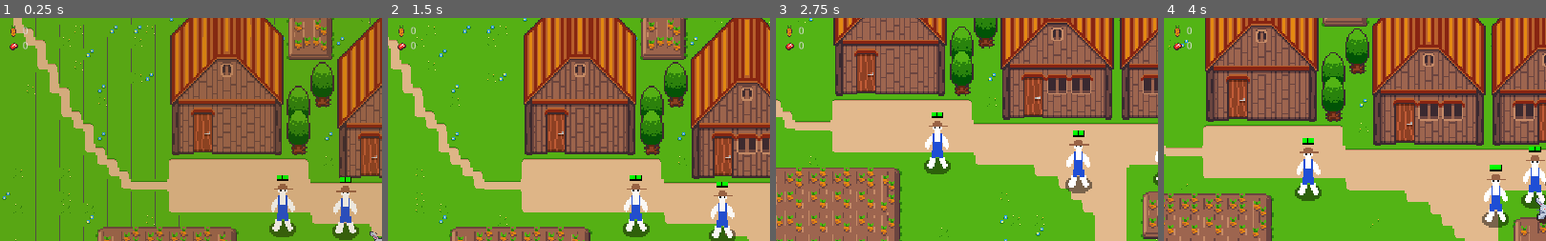
Above: before the commit, frames 1-4 (left to right).
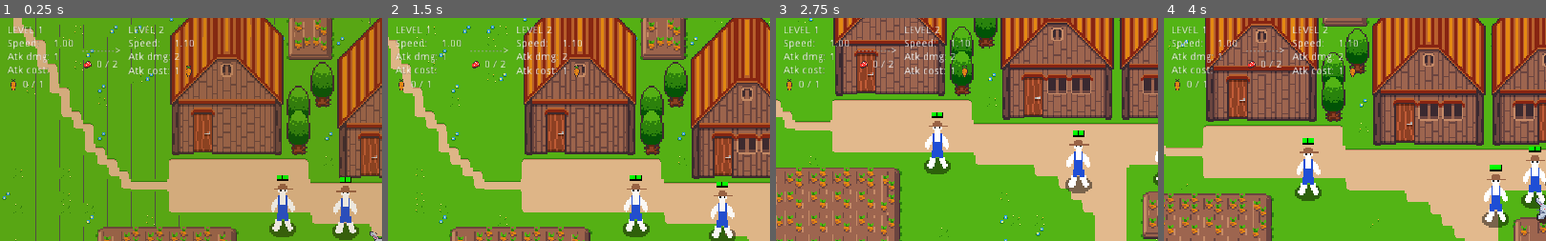
Above: after the commit, the same moments.

Repository: axerosh/rabbit-rampage
Game: Godot game, scene res://level2.tscn
Two runs of this game, one before a commit and one after it. Both use one fixed random seed, a clock stepped at 60 frames per second and the inputs below.
Inputs:
- Up to frame 1 (0.25 s): no input
- Up to frame 2 (1.5 s): tap Enter at 0.5 s; hold D (move_right) 0.53-1.28 s; tap Space (attack) at 0.6, 1.35 s; hold S (move_down) from 1.28 s (still down)
- Up to frame 3 (2.75 s): release S (move_down) at 2.03 s; hold D (move_right) from 2.03 s (still down); tap Space (attack) at 2.1 s
- Up to frame 4 (4 s): release D (move_right) at 2.78 s; hold W (move_up) 2.78-3.53 s; tap Space (attack) at 2.85, 3.6 s; hold A (move_left) from 3.53 s (still down)
The pictures show only the part of the screen within x 0-50%, y 0-50%; the shares and areas given below are measured in that part.

The runs differ from the first frame. In frame 1, 1.7% of the frame differs, in the area x 2-51%, y 3-33%; in frame 2, 1.8%; in frame 3, 1.7%; in frame 4, 1.7%.

Commit message:
Fix compiler warning

Diff:
--- a/gui/GuiUpdater.gd
+++ b/gui/GuiUpdater.gd
@@ -1,11 +1,26 @@
 extends Control
 
-func _ready():
-	pass
+func _on_Rabbit_leveled_up(level: int, speed: float, damage: int, carrot_cost: int, next_flesh_cost: int, next_level: int, next_speed: float, next_damage: int, next_carrot_cost: int):
+	$Leveling/Current/Level/Value.text = "%d" % level
+	$Leveling/Current/GridContainer/SpeedValue.text = "%.2f" % speed
+	$Leveling/Current/GridContainer/DamageValue.text = "%d" % damage
+	$Leveling/Current/CarrotCount/CostValue.text = "%d" % carrot_cost
+	$Leveling/LevelUp/FleshCounter/CostValue.text = "%d" % next_flesh_cost
+	$Leveling/Next/Level/Value.text = "%d" % next_level
+	$Leveling/Next/GridContainer/SpeedValue.text = "%.2f" % next_speed
+	$Leveling/Next/GridContainer/DamageValue.text = "%d" % next_damage
+	$Leveling/Next/GridContainer/Cost/Value.text = "%d" % next_carrot_cost
 
-func _on_Rabbit_carrot_count_changed(new_carrot_count):
-	$Counters/CarrotCount/Label.text = "%d" % new_carrot_count
+func _on_Rabbit_final_leveled_up(level: int, speed: float, damage: int, carrot_cost: int):
+	$Leveling/Current/Level/Value.text = "%d" % level
+	$Leveling/Current/GridContainer/SpeedValue.text = "%.2f" % speed
+	$Leveling/Current/GridContainer/DamageValue.text = "%d" % damage
+	$Leveling/Current/CarrotCount/CostValue.text = "%d" % carrot_cost
+	$Leveling/LevelUp.visible = false
+	$Leveling/Next.visible = false
 
+func _on_Rabbit_carrot_count_changed(new_carrot_count: int):
+	$Leveling/Current/CarrotCount/CountValue.text = "%d" % new_carrot_count
 
-func _on_Rabbit_flesh_count_changed(new_flesh_count):
-	$Counters/FleshCounter/Label.text = "%d" % new_flesh_count
+func _on_Rabbit_flesh_count_changed(new_flesh_count: int):
+	$Leveling/LevelUp/FleshCounter/CountValue.text = "%d" % new_flesh_count
--- a/gui/gui.tscn
+++ b/gui/gui.tscn
@@ -14,20 +14,113 @@
 "_edit_use_anchors_": false
 }
 
-[node name="Counters" type="VBoxContainer" parent="."]
+[node name="Leveling" type="HBoxContainer" parent="."]
 margin_left = 10.0
 margin_top = 10.0
-margin_right = 40.0
-margin_bottom = 40.0
-__meta__ = {
-"_edit_use_anchors_": false
-}
-
-[node name="CarrotCount" type="HBoxContainer" parent="Counters"]
-margin_right = 30.0
-margin_bottom = 16.0
-
-[node name="TextureRect" type="TextureRect" parent="Counters/CarrotCount"]
+margin_right = 164.0
+margin_bottom = 98.0
+custom_constants/separation = 10
+__meta__ = {
+"_edit_use_anchors_": false
+}
+
+[node name="Current" type="VBoxContainer" parent="Leveling"]
+margin_right = 69.0
+margin_bottom = 88.0
+__meta__ = {
+"_edit_use_anchors_": false
+}
+
+[node name="Level" type="HBoxContainer" parent="Leveling/Current"]
+margin_right = 69.0
+margin_bottom = 14.0
+
+[node name="Label" type="Label" parent="Leveling/Current/Level"]
+margin_right = 36.0
+margin_bottom = 14.0
+text = "Level"
+valign = 1
+uppercase = true
+__meta__ = {
+"_edit_use_anchors_": false
+}
+
+[node name="Value" type="Label" parent="Leveling/Current/Level"]
+margin_left = 40.0
+margin_right = 48.0
+margin_bottom = 14.0
+text = "1"
+valign = 1
+uppercase = true
+__meta__ = {
+"_edit_use_anchors_": false
+}
+
+[node name="GridContainer" type="GridContainer" parent="Leveling/Current"]
+margin_top = 18.0
+margin_right = 69.0
+margin_bottom = 68.0
+columns = 2
+
+[node name="SpeedLabel" type="Label" parent="Leveling/Current/GridContainer"]
+margin_right = 57.0
+margin_bottom = 14.0
+text = "Speed:"
+valign = 1
+__meta__ = {
+"_edit_use_anchors_": false
+}
+
+[node name="SpeedValue" type="Label" parent="Leveling/Current/GridContainer"]
+margin_left = 61.0
+margin_right = 69.0
+margin_bottom = 14.0
+text = "1"
+valign = 1
+__meta__ = {
+"_edit_use_anchors_": false
+}
+
+[node name="DamageLabel" type="Label" parent="Leveling/Current/GridContainer"]
+margin_top = 18.0
+margin_right = 57.0
+margin_bottom = 32.0
+text = "Atk dmg:"
+valign = 1
+__meta__ = {
+"_edit_use_anchors_": false
+}
+
+[node name="DamageValue" type="Label" parent="Leveling/Current/GridContainer"]
+margin_left = 61.0
+margin_top = 18.0
+margin_right = 69.0
+margin_bottom = 32.0
+text = "1"
+valign = 1
+__meta__ = {
+"_edit_use_anchors_": false
+}
+
+[node name="CostLabel" type="Label" parent="Leveling/Current/GridContainer"]
+margin_top = 36.0
+margin_right = 57.0
+margin_bottom = 50.0
+text = "Atk cost:"
+valign = 1
+__meta__ = {
+"_edit_use_anchors_": false
+}
+
+[node name="CarrotCount" type="HBoxContainer" parent="Leveling/Current"]
+margin_top = 72.0
+margin_right = 69.0
+margin_bottom = 88.0
+__meta__ = {
+"_edit_use_anchors_": false
+}
+
+[node name="Unit" type="TextureRect" parent="Leveling/Current/CarrotCount"]
 margin_right = 16.0
 margin_bottom = 16.0
 texture = ExtResource( 1 )
@@ -35,7 +128,7 @@
 "_edit_use_anchors_": false
 }
 
-[node name="Label" type="Label" parent="Counters/CarrotCount"]
+[node name="CountValue" type="Label" parent="Leveling/Current/CarrotCount"]
 margin_left = 20.0
 margin_top = 1.0
 margin_right = 28.0
@@ -43,12 +136,51 @@
 text = "0"
 valign = 1
 
-[node name="FleshCounter" type="HBoxContainer" parent="Counters"]
-margin_top = 20.0
-margin_right = 30.0
-margin_bottom = 36.0
-
-[node name="TextureRect" type="TextureRect" parent="Counters/FleshCounter"]
+[node name="Divider" type="Label" parent="Leveling/Current/CarrotCount"]
+margin_left = 32.0
+margin_top = 1.0
+margin_right = 37.0
+margin_bottom = 15.0
+text = "/"
+valign = 1
+
+[node name="CostValue" type="Label" parent="Leveling/Current/CarrotCount"]
+margin_left = 41.0
+margin_top = 1.0
+margin_right = 49.0
+margin_bottom = 15.0
+text = "1"
+valign = 1
+
+[node name="LevelUp" type="VBoxContainer" parent="Leveling"]
+margin_left = 79.0
+margin_right = 132.0
+margin_bottom = 88.0
+alignment = 1
+__meta__ = {
+"_edit_use_anchors_": false
+}
+
+[node name="Arrow" type="Label" parent="Leveling/LevelUp"]
+margin_top = 27.0
+margin_right = 53.0
+margin_bottom = 41.0
+text = "--------->"
+valign = 1
+uppercase = true
+__meta__ = {
+"_edit_use_anchors_": false
+}
+
+[node name="FleshCounter" type="HBoxContainer" parent="Leveling/LevelUp"]
+margin_top = 45.0
+margin_right = 53.0
+margin_bottom = 61.0
+__meta__ = {
+"_edit_use_anchors_": false
+}
+
+[node name="Unit" type="TextureRect" parent="Leveling/LevelUp/FleshCounter"]
 margin_right = 16.0
 margin_bottom = 16.0
 texture = ExtResource( 2 )
@@ -56,13 +188,143 @@
 "_edit_use_anchors_": false
 }
 
-[node name="Label" type="Label" parent="Counters/FleshCounter"]
+[node name="CountValue" type="Label" parent="Leveling/LevelUp/FleshCounter"]
 margin_left = 20.0
 margin_top = 1.0
 margin_right = 28.0
 margin_bottom = 15.0
 text = "0"
 valign = 1
+
+[node name="Divider" type="Label" parent="Leveling/LevelUp/FleshCounter"]
+margin_left = 32.0
+margin_top = 1.0
+margin_right = 37.0
+margin_bottom = 15.0
+text = "/"
+valign = 1
+
+[node name="CostValue" type="Label" parent="Leveling/LevelUp/FleshCounter"]
+margin_left = 41.0
+margin_top = 1.0
+margin_right = 49.0
+margin_bottom = 15.0
+text = "2"
+valign = 1
+
+[node name="Next" type="VBoxContainer" parent="Leveling"]
+margin_left = 142.0
+margin_right = 231.0
+margin_bottom = 88.0
+__meta__ = {
+"_edit_use_anchors_": false
+}
+
+[node name="Level" type="HBoxContainer" parent="Leveling/Next"]
+margin_right = 89.0
+margin_bottom = 14.0
+
+[node name="Label" type="Label" parent="Leveling/Next/Level"]
+margin_right = 36.0
+margin_bottom = 14.0
+text = "Level"
+valign = 1
+uppercase = true
+__meta__ = {
+"_edit_use_anchors_": false
+}
+
+[node name="Value" type="Label" parent="Leveling/Next/Level"]
+margin_left = 40.0
+margin_right = 48.0
+margin_bottom = 14.0
+text = "2"
+valign = 1
+uppercase = true
+__meta__ = {
+"_edit_use_anchors_": false
+}
+
+[node name="GridContainer" type="GridContainer" parent="Leveling/Next"]
+margin_top = 18.0
+margin_right = 89.0
+margin_bottom = 70.0
+columns = 2
+
+[node name="SpeedLabel" type="Label" parent="Leveling/Next/GridContainer"]
+margin_right = 57.0
+margin_bottom = 14.0
+text = "Speed:"
+valign = 1
+__meta__ = {
+"_edit_use_anchors_": false
+}
+
+[node name="SpeedValue" type="Label" parent="Leveling/Next/GridContainer"]
+margin_left = 61.0
+margin_right = 89.0
+margin_bottom = 14.0
+text = "1.1"
+valign = 1
+__meta__ = {
+"_edit_use_anchors_": false
+}
+
+[node name="DamageLabel" type="Label" parent="Leveling/Next/GridContainer"]
+margin_top = 18.0
+margin_right = 57.0
+margin_bottom = 32.0
+text = "Atk dmg:"
+valign = 1
+__meta__ = {
+"_edit_use_anchors_": false
+}
+
+[node name="DamageValue" type="Label" parent="Leveling/Next/GridContainer"]
+margin_left = 61.0
+margin_top = 18.0
+margin_right = 89.0
+margin_bottom = 32.0
+text = "2"
+valign = 1
+__meta__ = {
+"_edit_use_anchors_": false
+}
+
+[node name="CostLabel" type="Label" parent="Leveling/Next/GridContainer"]
+margin_top = 37.0
+margin_right = 57.0
+margin_bottom = 51.0
+text = "Atk cost:"
+valign = 1
+__meta__ = {
+"_edit_use_anchors_": false
+}
+
+[node name="Cost" type="HBoxContainer" parent="Leveling/Next/GridContainer"]
+margin_left = 61.0
+margin_top = 36.0
+margin_right = 89.0
+margin_bottom = 52.0
+
+[node name="Value" type="Label" parent="Leveling/Next/GridContainer/Cost"]
+margin_top = 1.0
+margin_right = 8.0
+margin_bottom = 15.0
+text = "2"
+valign = 1
+__meta__ = {
+"_edit_use_anchors_": false
+}
+
+[node name="Unit" type="TextureRect" parent="Leveling/Next/GridContainer/Cost"]
+margin_left = 12.0
+margin_right = 28.0
+margin_bottom = 16.0
+texture = ExtResource( 1 )
+__meta__ = {
+"_edit_use_anchors_": false
+}
 
 [node name="GameoverOverlay" type="TextureRect" parent="."]
 visible = false
--- a/humans/farmer.gd
+++ b/humans/farmer.gd
@@ -56,6 +56,7 @@
 
 	while (!walk_path.empty()):
 		walk_path.remove(0)
+		waiting_time = 0
 
 func move_along_path(distance: float):
 	if walk_path.size() == 0:
--- a/rabbit/Rabbit.tscn
+++ b/rabbit/Rabbit.tscn
@@ -141,7 +141,9 @@
 stream = ExtResource( 8 )
 
 [connection signal="carrot_count_changed" from="." to="Camera2D/CanvasLayer/GUI" method="_on_Rabbit_carrot_count_changed"]
+[connection signal="final_leveled_up" from="." to="Camera2D/CanvasLayer/GUI" method="_on_Rabbit_final_leveled_up"]
 [connection signal="flesh_count_changed" from="." to="Camera2D/CanvasLayer/GUI" method="_on_Rabbit_flesh_count_changed"]
+[connection signal="leveled_up" from="." to="Camera2D/CanvasLayer/GUI" method="_on_Rabbit_leveled_up"]
 [connection signal="area_entered" from="CollectionArea2D" to="." method="_on_CollectionArea2D_area_entered"]
 [connection signal="body_entered" from="HitBox" to="." method="_on_HitBox_body_entered"]
 [connection signal="body_exited" from="HitBox" to="." method="_on_HitBox_body_exited"]
--- a/rabbit/RabbitScript.gd
+++ b/rabbit/RabbitScript.gd
@@ -4,32 +4,38 @@
 	1: {
 		flesh_required = 0,
 		attack_damage = 1,
-		movement_speed = 10000.0,
+		attack_cost = 1,
+		speed_factor = 1.0,
 	},
 	2: {
 		flesh_required = 2,
 		attack_damage = 2,
-		movement_speed = 11000.0,
+		attack_cost = 1,
+		speed_factor = 1.1,
 	},
 	3: {
 		flesh_required = 5,
 		attack_damage = 3,
-		movement_speed = 12500.0,
+		attack_cost = 1,
+		speed_factor = 1.25,
 	},
 	4: {
 		flesh_required = 9,
 		attack_damage = 5,
-		movement_speed = 14500.0,
+		attack_cost = 1,
+		speed_factor = 1.45,
 	},
 	5: {
 		flesh_required = 14,
 		attack_damage = 7,
-		movement_speed = 17000.0,
+		attack_cost = 1,
+		speed_factor = 1.7,
 	},
 	6: {
 		flesh_required = 20,
 		attack_damage = 10,
-		movement_speed = 20000.0,
+		attack_cost = 1,
+		speed_factor = 2.0,
 	},
 }
 
@@ -42,10 +48,15 @@
 var hitbox_rot_degrees: float = 0
 var current_target: Human = null
 
-var level = 1;
+const base_speed: float = 10000.0
+var is_first_update: bool = true
+var level: int = 0;
 var attack_damage: int = 1
-var movement_speed: float = 10000.0
+var speed_factor: float = 1.0
 
+
+signal leveled_up(level, speed, damage, carrot_cost, next_flesh_cost, next_level, next_speed, next_damage, next_carrot_cost)
+signal final_leveled_up(level, speed, damage, carrot_cost)
 signal carrot_count_changed(new_carrot_count)
 signal flesh_count_changed(new_flesh_count)
 
@@ -57,6 +68,9 @@
 	DayNightManager.disconnect("day_night_changed", self, "_on_DayNightManager_day_night_changed")
 
 func _physics_process(delta: float) -> void:
+	if (is_first_update):
+		is_first_update = false
+		try_evolve()
 
 	velocity = Vector2()
 
@@ -88,7 +102,7 @@
 
 	velocity = velocity.normalized()
 
-	var _movement: Vector2 = move_and_slide(velocity * movement_speed * delta)
+	var _movement: Vector2 = move_and_slide(velocity * base_speed * speed_factor * delta)
 
 func _on_DayNightManager_day_night_changed(is_night: bool) -> void:
 	monster_mode = is_night
@@ -117,7 +131,19 @@
 		flesh_collected -= next_level_stats.flesh_required
 		level = next_level
 		attack_damage = next_level_stats.attack_damage
-		movement_speed = next_level_stats.movement_speed
+		var attack_cost: int = next_level_stats.attack_cost
+		speed_factor = next_level_stats.speed_factor
+
+		next_level = level + 1
+		if (!level_stats.has(next_level)):
+			emit_signal("final_leveled_up", level, speed_factor, attack_damage, attack_cost)
+		else:
+			next_level_stats = level_stats[next_level]
+			var next_flesh_required: int = next_level_stats.flesh_required
+			var next_attack_damage: int = next_level_stats.attack_damage
+			var next_attack_cost: int = next_level_stats.attack_cost
+			var next_speed_factor: float = next_level_stats.speed_factor
+			emit_signal("leveled_up", level, speed_factor, attack_damage, attack_cost, next_flesh_required, next_level, next_speed_factor, next_attack_damage, next_attack_cost)
 
 func _on_current_target_died(human: Human) -> void:
 	if (human == current_target):
